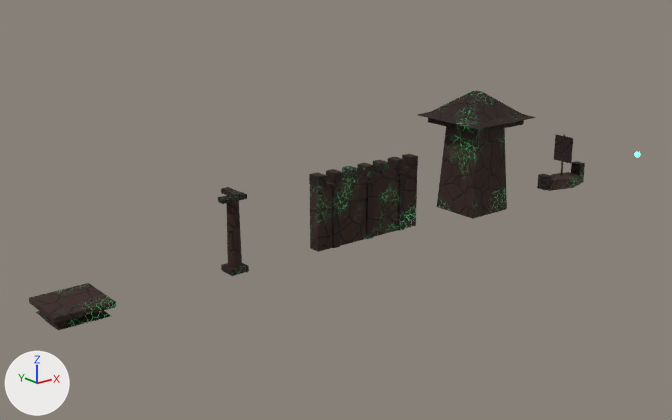
What one commit did to the Blender file Assets/Integrante4/Art/BlenderSource~/china_kit.blend.
Both versions are drawn from a 50 mm camera at (-20.9, -52.4, 23.7) aimed at (23.6, 3.1, 1.5). Arrows for +X, +Y and +Z are at lower left; the lights stay in place. The older version comes first.

In view in the first picture: 'china_column', 'china_platform', 'china_ship', 'china_tower', 'china_wall'.
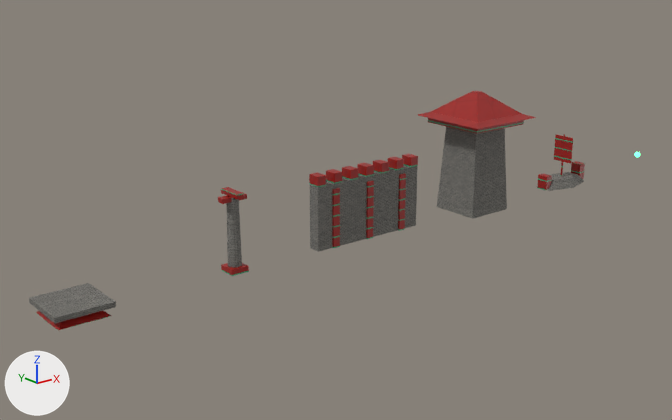
Location of each change, (x1, y1, x2, y2) in pixels of the pictures (672 x 420 px):
'china_wall', surface changed (lighter)
    both: (309, 154, 418, 252)
'china_tower', surface changed (lighter)
    both: (418, 91, 536, 219)
'china_platform', surface changed (brown to grey)
    both: (29, 283, 116, 330)
'china_column', surface changed (lighter)
    both: (218, 187, 249, 276)
'china_ship', surface changed (lighter)
    both: (537, 134, 585, 191)

The change, as a diff of the scene's bpy script:
```diff
--- a/Assets/Integrante4/Art/BlenderSource~/china_kit.blend.py
+++ b/Assets/Integrante4/Art/BlenderSource~/china_kit.blend.py
@@ mat_china_stone @@
 mat_china_stone = bpy.data.materials.new('china_stone')
-# nodes: BsdfPrincipled, Bump, MapRange x3, Math x3, Mix, OutputMaterial, TexCoord, TexNoise x2, TexVoronoi x2, ValToRGB
-# colours: green #4ae48b, black #23110b, brown #3e2218, black #140805
+# nodes: BsdfPrincipled, Bump, CombineXYZ x3, Math x12, Mix x5, OutputMaterial, SeparateXYZ x2, TexBrick x3, TexCoord, TexNoise, ValToRGB
+# colours: grey #807e79, grey #94928c, dark grey #5e5c57
@@ mat_china_trim @@
 mat_china_trim = bpy.data.materials.new('china_trim')
-# nodes: BsdfPrincipled, Bump, MapRange x3, Math x3, Mix, OutputMaterial, TexCoord, TexNoise x2, TexVoronoi x2, ValToRGB
-# colours: green #4ae48b, black #1a0b06, brown #301911, black #0e0503
+# nodes: BsdfPrincipled, Bump, MapRange, Math x7, Mix x2, OutputMaterial, SeparateXYZ x2, TexCoord, TexNoise, TexVoronoi, ValToRGB
+# colours: red #8f130c, red #a51a12, green #3c9f73
```
